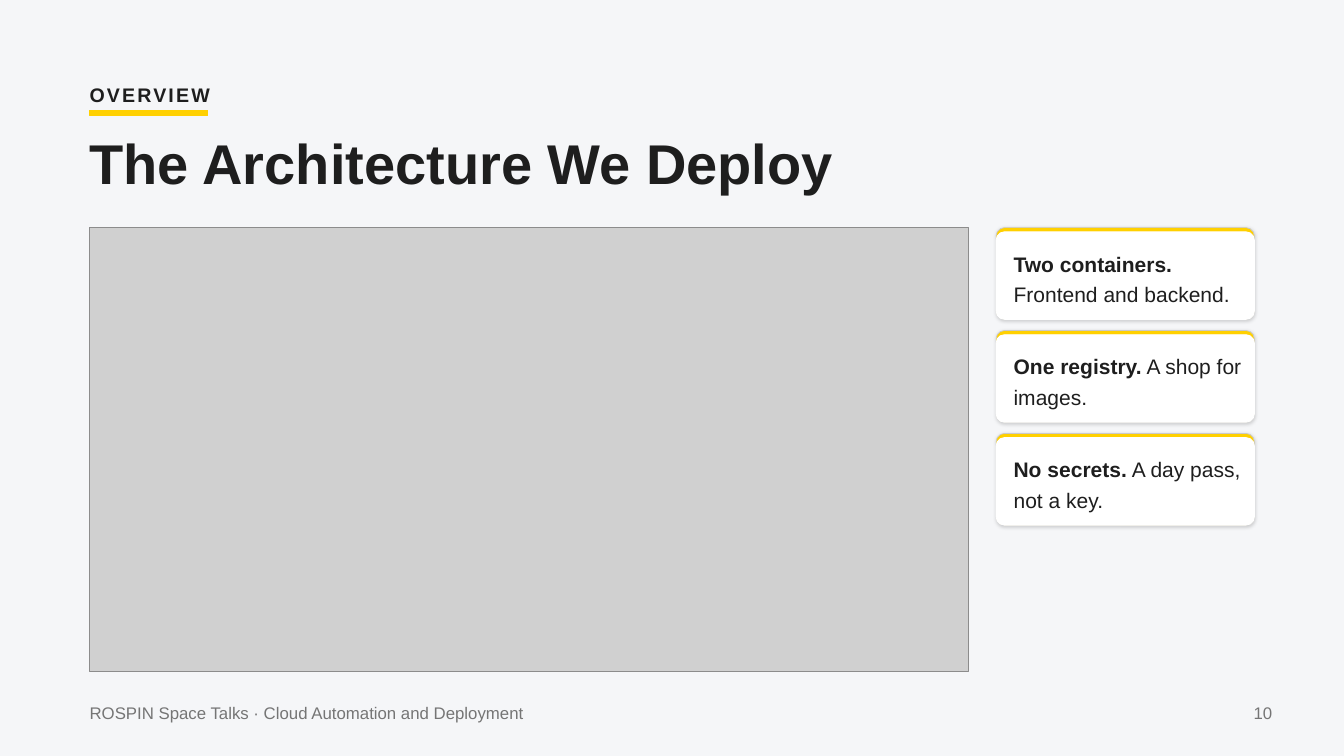
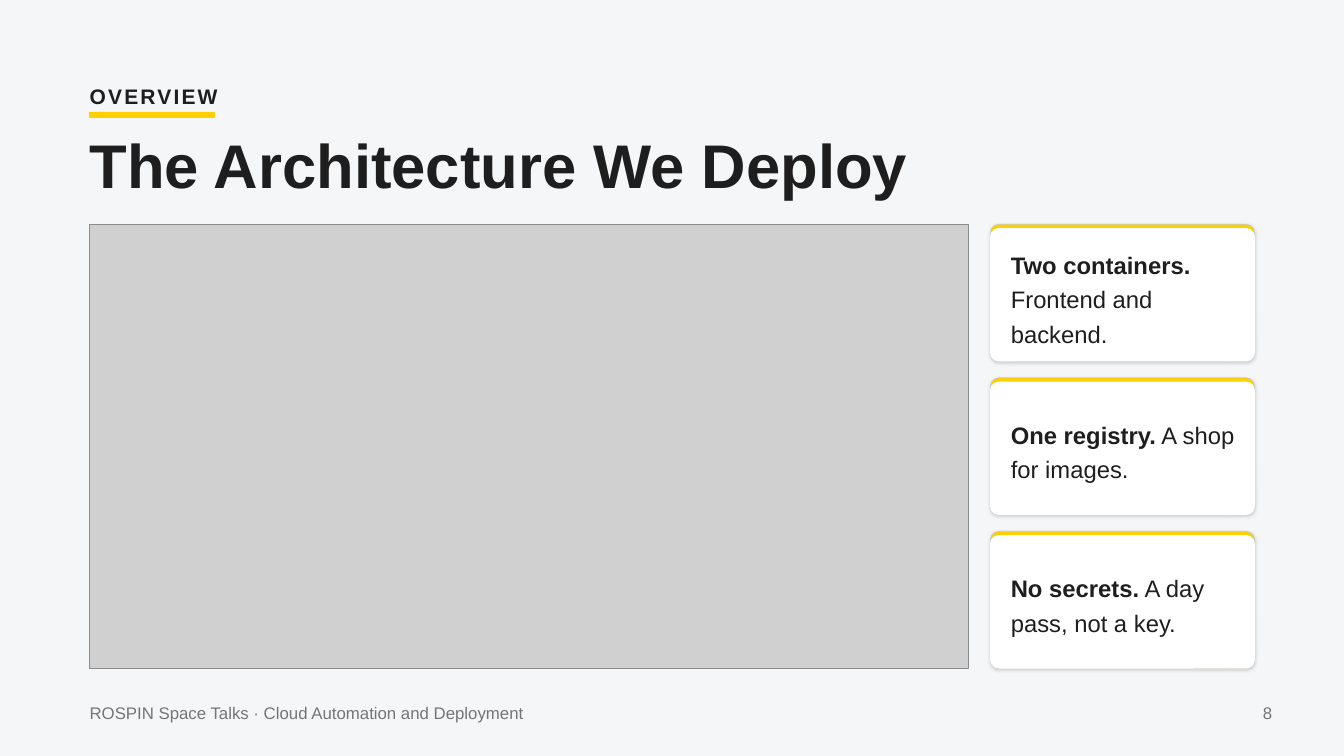
Before and after one commit to agi1clj/ROSPIN_Workshop_Infra, a slide deck: slide 8 of docs/ROSPIN-Cloud-Workshop.pptx (slide 10 before the commit). Drawn at 1344x756 pixels with LibreOffice and Linux fonts; fonts in the diff are those of the drawing; grey boxes stand for pictures. Boxes give left, top, right and bottom in pixels: in the first picture for what was removed or moved away, otherwise in the second. Text is boxed around its words. In the diff, an @@ line names an element or a change of style, - is before the commit and + after.

```diff
--- a/docs/ROSPIN-Cloud-Workshop.pptx
+++ b/docs/ROSPIN-Cloud-Workshop.pptx
@@ text "OVERVIEW" at box(89, 79, 236, 120): size 21 to 22.5 pt @@
@@ rectangle: place and size @@
-rectangle at box(89, 110, 208, 116)
+rectangle at box(89, 112, 214, 118)
@@ text "The Architecture We Deploy" at box(90, 143, 907, 199): size 60 to 66 pt @@
@@ picture: place and size @@
-picture at box(89, 228, 968, 671)
+picture at box(89, 224, 968, 668)
@@ rounded rectangle: place and size @@
-rounded rectangle at box(996, 228, 1254, 319)
+rounded rectangle at box(991, 224, 1255, 361)
@@ rounded rectangle: place and size @@
-rounded rectangle at box(996, 232, 1254, 319)
+rounded rectangle at box(991, 228, 1255, 361)
@@ rounded rectangle: place and size @@
-rounded rectangle at box(996, 331, 1254, 422)
+rounded rectangle at box(991, 378, 1255, 514)
@@ rounded rectangle: place and size @@
-rounded rectangle at box(996, 335, 1254, 422)
+rounded rectangle at box(991, 382, 1255, 514)
@@ text "One registry. A shop for ...": place and size @@
-text "One registry. A shop for ..." at box(1014, 358, 1241, 409)
+text "One registry. A shop for ..." at box(1011, 426, 1235, 483)
@@ proportions changed in 6 elements at box(991, 224, 1255, 361), box(991, 228, 1255, 361), box(991, 378, 1255, 514), box(991, 382, 1255, 514), box(991, 532, 1255, 668), box(991, 536, 1255, 668) @@
@@ rounded rectangle: place and size @@
-rounded rectangle at box(996, 433, 1254, 525)
+rounded rectangle at box(991, 532, 1255, 668)
@@ rounded rectangle: place and size @@
-rounded rectangle at box(996, 437, 1254, 525)
+rounded rectangle at box(991, 536, 1255, 668)
@@ size 22.5 to 25.5 pt in 3 elements at box(1011, 256, 1190, 344), box(1011, 426, 1235, 483), box(1011, 579, 1204, 637) @@
@@ text "No secrets. A day pass, ...": place and size @@
-text "No secrets. A day pass, ..." at box(1014, 461, 1240, 512)
+text "No secrets. A day pass, ..." at box(1011, 579, 1204, 637)
@@ text at box(1263, 707, 1272, 719): text changed @@
-10
+8
```
Also in this commit, not shown: 18 other slides changed, 2 slides added, 9 slides removed, 1 other file.
